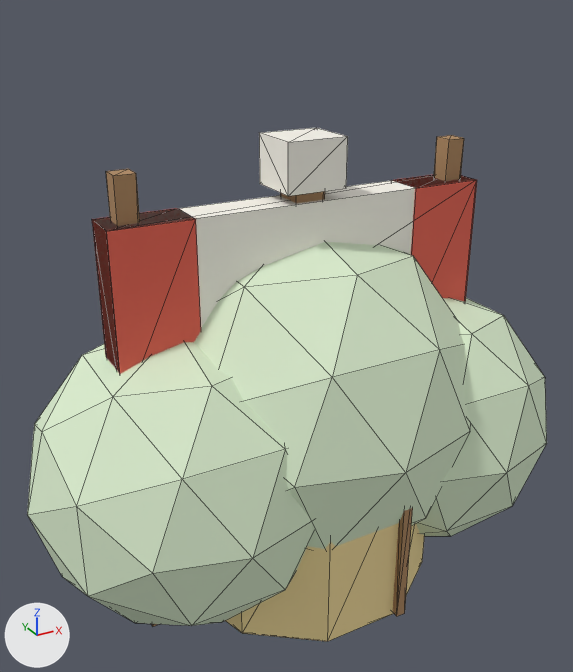
Renders of the glTF model godot/models/roadside.glb from each side of a commit.
One viewpoint serves both versions: a 50 mm lens placed at (-1.32, -2.29, 2.2), pointed at (0.03, 0.16, 0.97). The lights are fixed; the arrows at lower left show +X, +Y and +Z. The picture after the commit comes second. Mesh edges are drawn as thin lines.

Names of what the first picture shows: 'BushCluster', 'HayBale', 'RallyBoard', 'WaysideCross'.
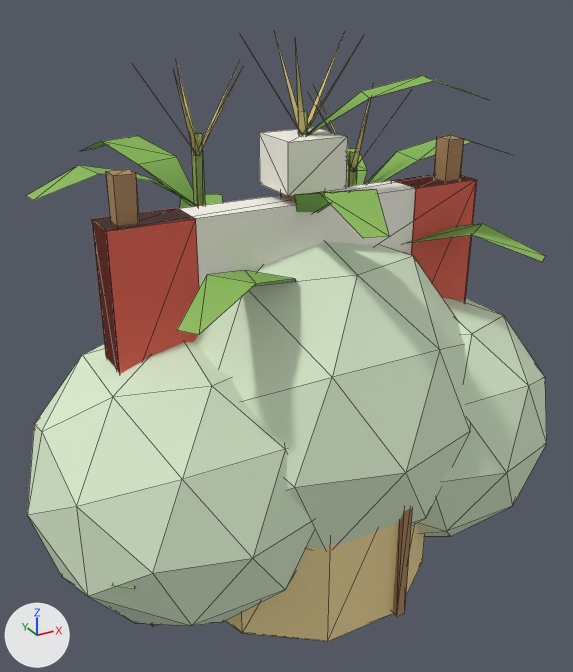
Pixel boxes [x1, y1, x2, y2] of what changed, in the pictures (573 x 672 px):
```json
{"object": "Corn", "change": "added", "after": [26, 34, 545, 589], "faces in mat_cornleaf": [26, 75, 545, 589], "faces in mat_corntassel": [139, 34, 403, 171], "faces in mat_cornstalk": [191, 111, 358, 206]}
```

Scene script edits in JSON lines:
```json
{"op": "add", "block": "mat_cornhusk", "code": ["mat_cornhusk = bpy.data.materials.new('CornHusk')", "# nodes: BsdfPrincipled, Mix, OutputMaterial, VertexColor", "# colours: green #bcc889, mixed with the vertex colours"]}
{"op": "add", "block": "mat_cornleaf", "code": ["mat_cornleaf = bpy.data.materials.new('CornLeaf')", "# nodes: BsdfPrincipled, Mix, OutputMaterial, VertexColor", "# colours: green #90bc69, mixed with the vertex colours"]}
{"op": "add", "block": "mat_corntassel", "code": ["mat_corntassel = bpy.data.materials.new('CornTassel')", "# nodes: BsdfPrincipled, Mix, OutputMaterial, VertexColor", "# colours: beige #e5d7a6, mixed with the vertex colours"]}
{"op": "add", "block": "mat_cornstalk", "code": ["mat_cornstalk = bpy.data.materials.new('CornStalk')", "# nodes: BsdfPrincipled, Mix, OutputMaterial, VertexColor", "# colours: green #a2bc73, mixed with the vertex colours"]}
{"op": "add", "block": "me_corn", "code": ["me_corn = bpy.data.meshes.new('Corn')", "me_corn.from_pydata(...)  # 237 vertices, 171 faces; spans x -0.87..0.97, y -0.65..1.04, z 0.0..2.07", "# faces by material slot: [12, 108, 36, 15]", "me_corn.materials.append(mat_cornstalk)", "me_corn.materials.append(mat_cornleaf)", "me_corn.materials.append(mat_cornhusk)", "me_corn.materials.append(mat_corntassel)"]}
{"op": "add", "block": "ob_corn", "code": ["ob_corn = bpy.data.objects.new('Corn', me_corn)", "ob_corn.location = (0.0, 0.0, 0.0)"]}
```
